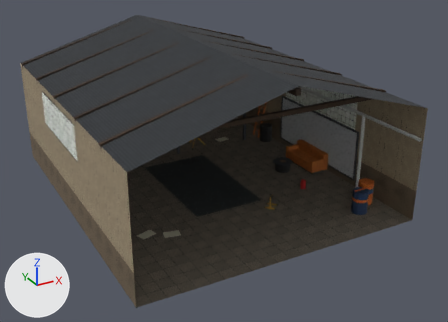
An edit to the glTF model out/env/garage.glb, drawn before and after from the same camera.
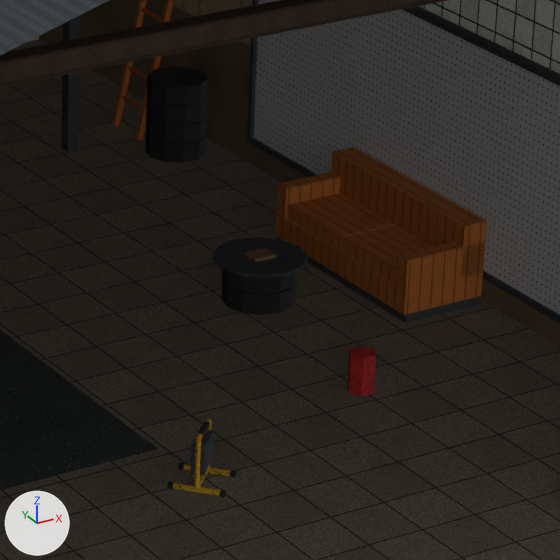
There are two pictures of each version: one whole from a camera (50 mm lens) standing at (-10.51, -21.49, 11.36) and looking at (0.46, -1.56, 1.39), one close up on the part from 51% to 77% of the width and 34% to 69% of the height. Every picture has the same lights, and +X, +Y and +Z are marked at lower left. The first two pictures are the older version. Vertices at exactly the same position are counted once.

The first close-up shows 'EMIT_window', 'beam', 'epoxy', 'floor', 'ladder', 'leather', 'pegwhite', 'plaster_low', 'red', 'roof', 'rubber', 'steel' and 3 more.
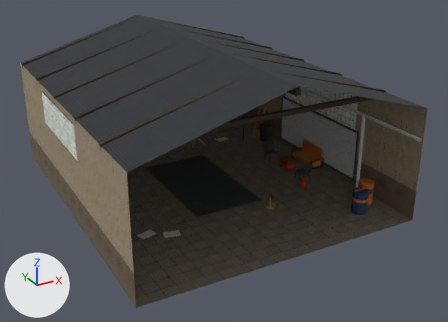
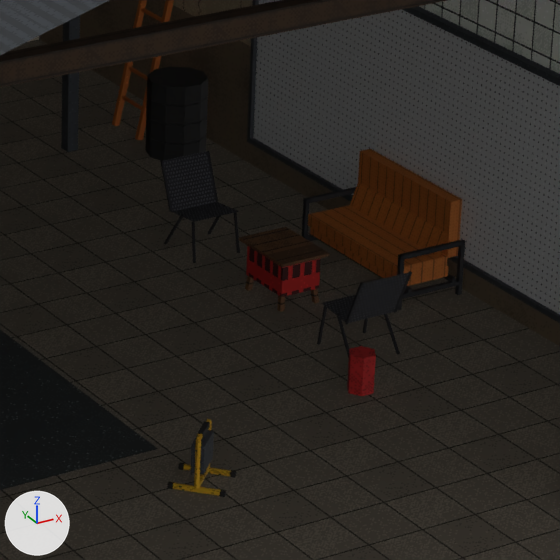
Pixel boxes (x1, y1, x2, y2) of what changed, in the close-ups (560 x 560 px):
'leather', reshaped (27% narrower, 18% shorter)
    before: (275, 147, 487, 315)
    after: (308, 149, 462, 286)
'rubber', reshaped
    before: (145, 66, 297, 497)
    after: (145, 66, 236, 497)
'wiremesh', added
    after: (163, 151, 409, 323)
'blacksteel', added
    after: (160, 151, 465, 358)
'crate', added (red)
    after: (246, 246, 321, 297)
part 1 of me_leather, added
    after: (310, 227, 449, 286)
part 2 of me_leather, added (brown)
    after: (308, 205, 447, 276)
part 3 of me_leather, deleted (brown)
    before: (287, 193, 394, 251)
part 4 of me_leather, cut back
    before: (275, 147, 487, 315)
    after: (350, 149, 462, 258)
part 5 of me_rubber, deleted
    before: (221, 279, 297, 315)
part 6 of me_rubber, deleted
    before: (222, 269, 297, 294)
'wood', unchanged, uncovered by the edit
    after: (239, 227, 330, 311)

Edits to the bpy script that builds the scene:
```text
Add img_wiremesh:
    img_wiremesh = load_image('wiremesh', '_unpacked/wiremesh', 64, 64, 'sRGB')
Add img_crate:
    img_crate = load_image('crate', '_unpacked/crate', 64, 64, 'sRGB')
Add img_blacksteel:
    img_blacksteel = load_image('blacksteel', '_unpacked/blacksteel', 64, 64, 'sRGB')
Add mat_wiremesh:
    mat_wiremesh = principled_material('wiremesh')
    mat_wiremesh.texture = img_wiremesh
    mat_wiremesh.roughness = 0.9
Add mat_crate:
    mat_crate = principled_material('crate')
    mat_crate.texture = img_crate
    mat_crate.roughness = 0.9
Add mat_blacksteel:
    mat_blacksteel = principled_material('blacksteel')
    mat_blacksteel.texture = img_blacksteel
    mat_blacksteel.roughness = 0.9
Change me_leather:
    used by ob_leather; location = (0.0, 0.0, 0.0)
    remove me_leather.from_pydata(...)  # 42 vertices, 72 faces; spans x 4.6..5.44, y -1.9..0.1, z 0.08..0.8
    add me_leather.from_pydata(...)  # 26 vertices, 38 faces; spans x 4.74..5.4, y -1.59..-0.21, z 0.18..0.9
    me_leather part 1: a new loose piece, a box spanning x 4.77..5.3, y -1.59..-0.21, z 0.18..0.27, in mat_leather (picture img_leather)
    me_leather part 2: a new loose piece, a box spanning x 4.74..5.28, y -1.59..-0.21, z 0.27..0.38, in mat_leather (picture img_leather)
    me_leather part 3: the loose piece of 8 vertices spanning x 4.62..5.2, y -0.89..-0.05, z 0.3..0.44 is deleted
    me_leather part 4: 26 vertices removed from x 4.6..5.44, y -1.9..0.1, z 0.08..0.8; 10 vertices added at x 5.2..5.4, y -1.59..-0.21, z 0.36..0.9
    other edits to the shape of me_leather do not show in these pictures
Change me_rubber:
    used by ob_rubber; location = (0.0, 0.0, 0.0)
    remove me_rubber.from_pydata(...)  # 216 vertices, 364 faces; spans x 1.15..5.3, y -3.85..3.93, z 0.0..1.89
    add me_rubber.from_pydata(...)  # 168 vertices, 276 faces; spans x 1.15..5.3, y -3.85..3.93, z 0.0..1.89
    me_rubber part 5: the loose piece of 24 vertices spanning x 3.42..4.08, y -1.23..-0.57, z 0.02..0.21 is deleted
    me_rubber part 6: the loose piece of 24 vertices spanning x 3.42..4.08, y -1.23..-0.57, z 0.22..0.41 is deleted
Add me_wiremesh:
    me_wiremesh.from_pydata(...)  # 12 vertices, 8 faces; spans x 3.7..4.2, y -2.47..0.67, z 0.36..0.8
    me_wiremesh.materials.append(mat_wiremesh)  # picture img_wiremesh
Add me_crate:
    me_crate.from_pydata(...)  # a box spanning x 3.8..4.2, y -1.18..-0.62, z 0.14..0.46
    me_crate.materials.append(mat_crate)  # picture img_crate
Add me_blacksteel:
    me_blacksteel.from_pydata(...)  # 168 vertices, 264 faces; spans x 3.69..5.42, y -2.48..0.68, z -0.01..0.8
    me_blacksteel.materials.append(mat_blacksteel)  # picture img_blacksteel
Add ob_wiremesh:
    ob_wiremesh = bpy.data.objects.new('wiremesh', me_wiremesh)
    ob_wiremesh.location = (0.0, 0.0, 0.0)
Add ob_crate:
    ob_crate = bpy.data.objects.new('crate', me_crate)
    ob_crate.location = (0.0, 0.0, 0.0)
Add ob_blacksteel:
    ob_blacksteel = bpy.data.objects.new('blacksteel', me_blacksteel)
    ob_blacksteel.location = (0.0, 0.0, 0.0)
```
